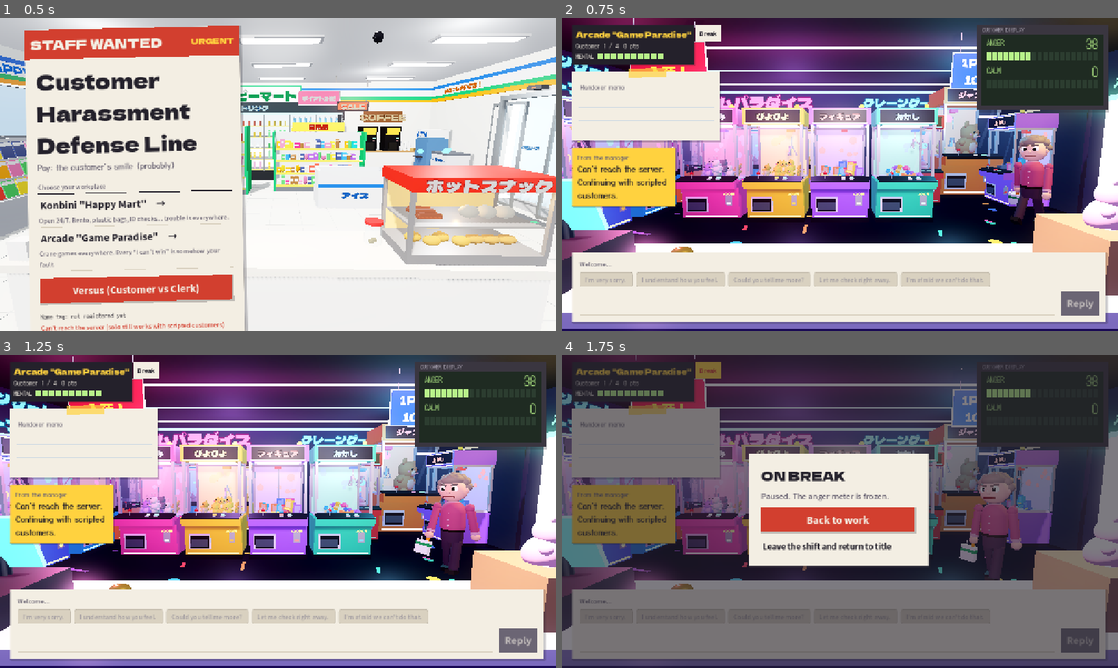
Above: before the commit, frames 1-4 (two rows, left to right).
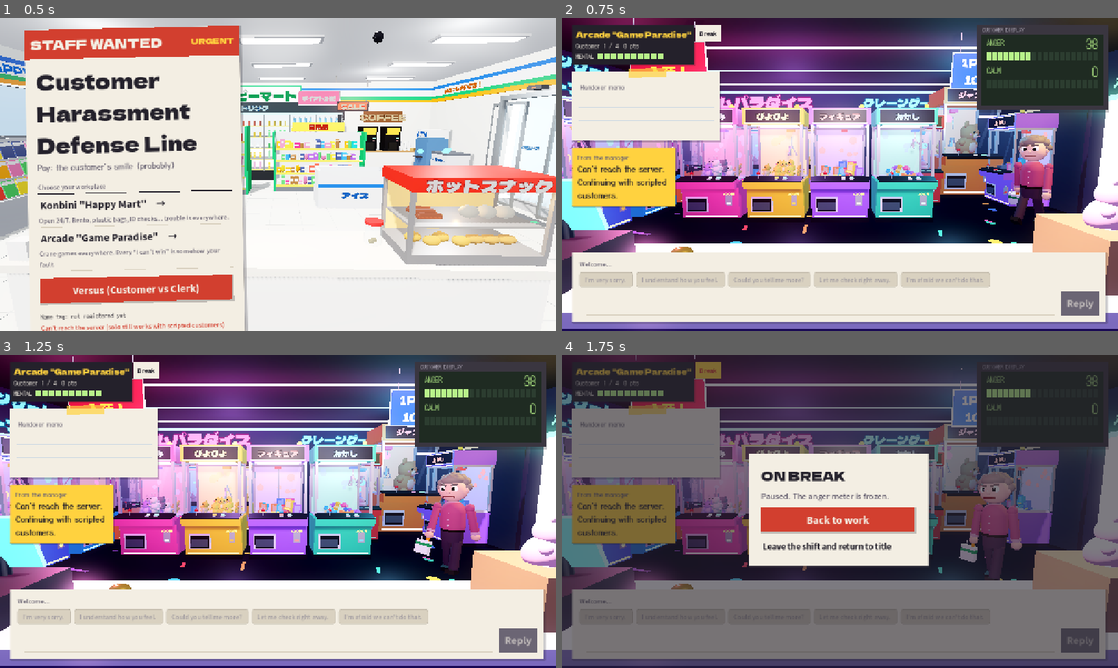
Above: after the commit, the same moments.

Repository: chirk2926/cus-hara
Game: Godot game, scene res://scenes/main.tscn
Same seed, same stepped clock (60 frames per second), same inputs: the game is played once before the commit and once after it.
Inputs:
- Up to frame 1 (0.5 s): no input
- Up to frame 2 (0.75 s): click "Arcade 'Game Paradise' →" at 0.5 s
- Up to frame 3 (1.25 s): no input
- Up to frame 4 (1.75 s): click "Break" at 1.25 s

Frame 1 is identical in both runs. In frame 2, 0.3% of the frame differs, in the area x 3-77%, y 85-96%; in frame 3, 0.3%; in frame 4, less than 0.1%.

Commit message:
行動ボタンを入力の行へ移し、返事ボタンが画面外に押し出されないように [shots]
Co-Authored-By: Claude Opus 5.5 <noreply@anthropic.com>
Claude-Session: https://claude.ai/code/session_01JYwB7s6GDQVgQByaD9m4SW

Diff:
--- a/scripts/hud.gd
+++ b/scripts/hud.gd
@@ -97,18 +97,16 @@
 	_echo.clip_text = true
 	_echo.text_overrun_behavior = TextServer.OVERRUN_TRIM_ELLIPSIS
 	head.add_child(_echo)
-	# 接客用語のタグ（左）と、店の行動ボタン（右）。1行に収める
-	var tag_line: HBoxContainer = UI.hbox(16)
-	db.add_child(tag_line)
+	# 接客用語のタグ
 	_tags = UI.hbox(8)
-	_tags.size_flags_horizontal = Control.SIZE_EXPAND_FILL
-	_tags.clip_contents = true
-	tag_line.add_child(_tags)
-	_actions = UI.hbox(8)
-	tag_line.add_child(_actions)
-
+	db.add_child(_tags)
+
+	# 入力の行: [店の行動ボタン（ハンコ）][記入欄][返事をする]。記入欄が縮むので、はみ出さない
 	_text_row = UI.hbox(16)
 	db.add_child(_text_row)
+	_actions = UI.hbox(8)
+	_actions.size_flags_vertical = Control.SIZE_SHRINK_CENTER
+	_text_row.add_child(_actions)
 	_field = UI.field("", UI.S_LEAD)
 	_field.max_length = 200
 	_field.text_submitted.connect(func(_t: String) -> void: _submit())
